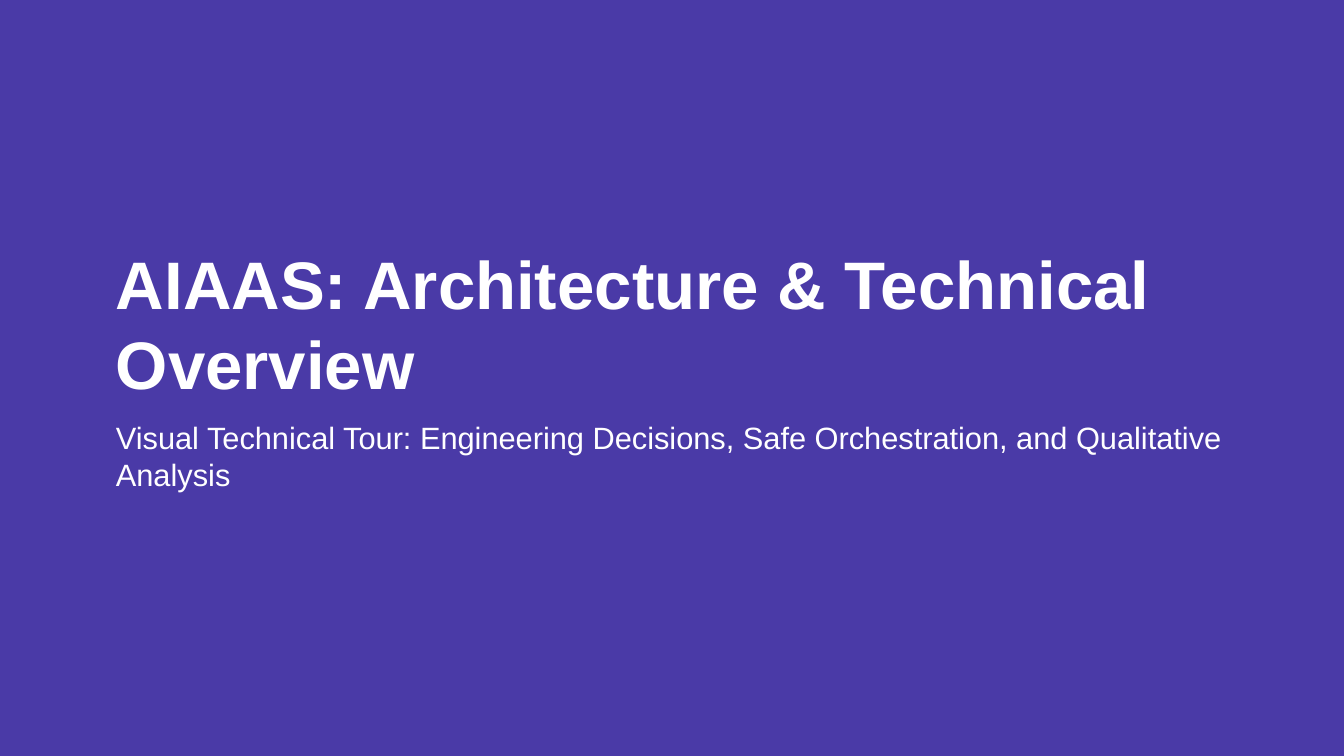
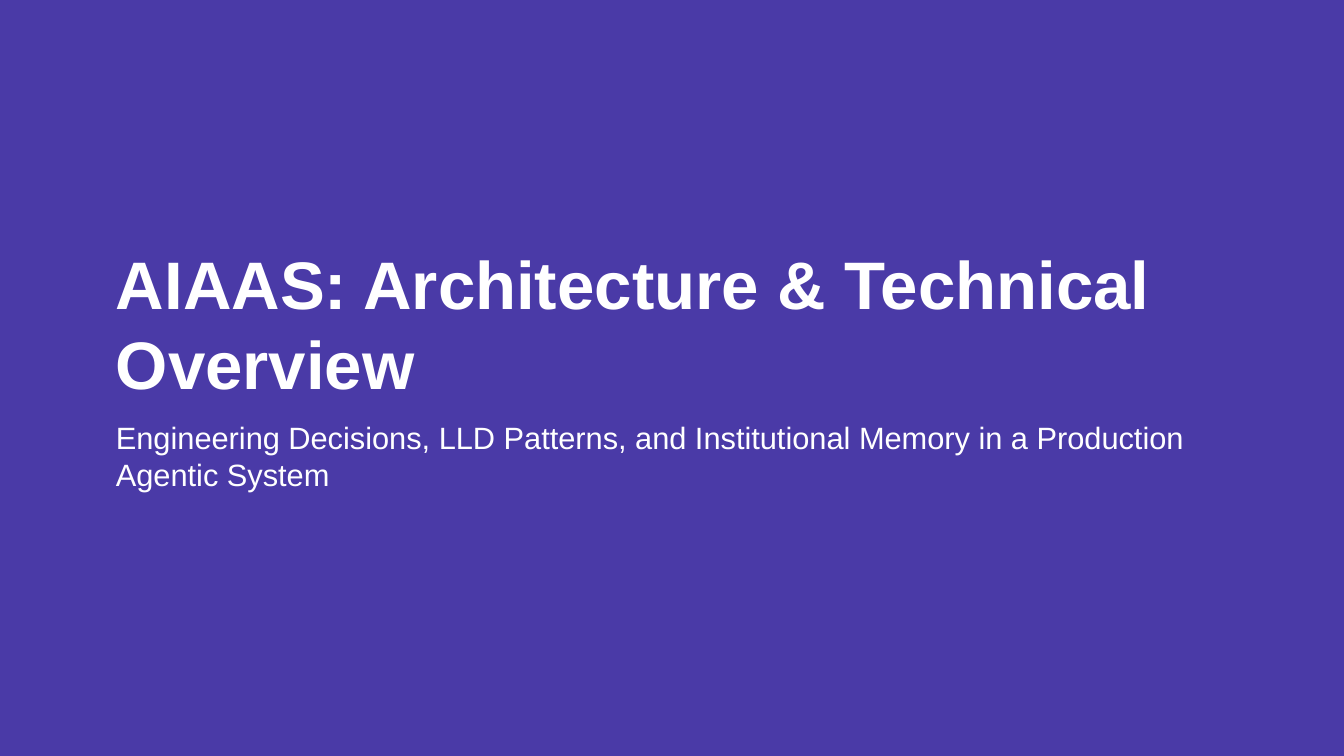
Before and after one commit to KaushalJainAI/AIAAS, a slide deck: slide 1 of AIAAS_Architecture_Technical_Overview.pptx. Drawn at 1344x756 pixels with LibreOffice and Linux fonts; fonts in the diff are those of the drawing. Boxes give left, top, right and bottom in pixels: in the first picture for what was removed or moved away, otherwise in the second. Text is boxed around its words. In the diff, an @@ line names an element or a change of style, - is before the commit and + after.

Commit message:
docs: investor pitch deck, testing chapter and infra guides
Add AIAAS_Investor_Pitch.pptx + presenter guide, LLD 11_How_We_Test, cloud/networking, infra and realtime guides. Update arch overview deck, drop stale HTML export and typo file, ignore presentation assets.

```diff
--- a/AIAAS_Architecture_Technical_Overview.pptx
+++ b/AIAAS_Architecture_Technical_Overview.pptx
@@ text at [116,426,1184,491]: text changed @@
-Visual Technical Tour: Engineering Decisions, Safe Orchestration, and Qualitative Analysis
+Engineering Decisions, LLD Patterns, and Institutional Memory in a Production Agentic System
```
Also in this commit, not shown: 5 other slides changed, 3 slides added, 1 slide removed, 10 other files.
